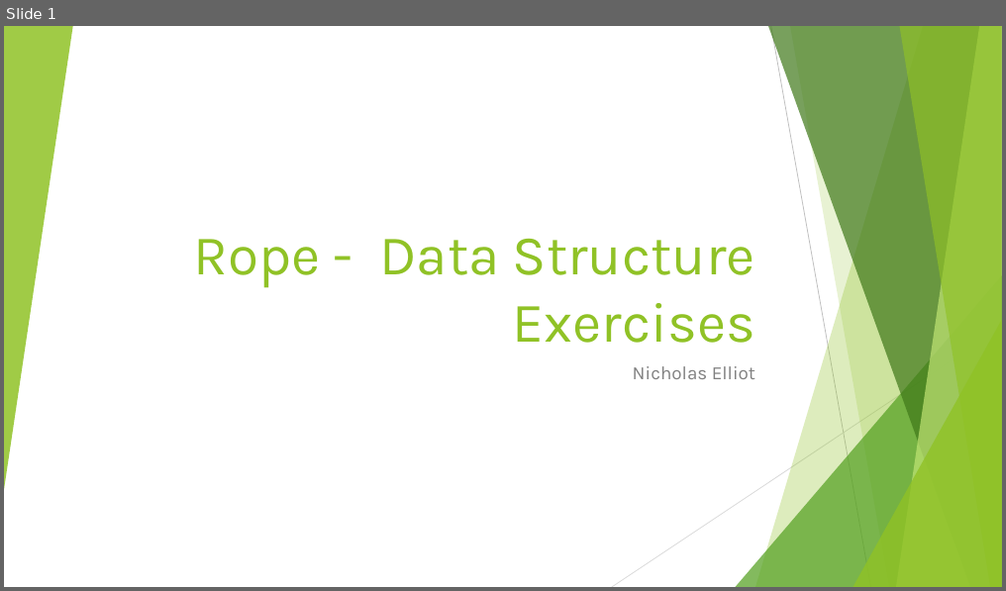
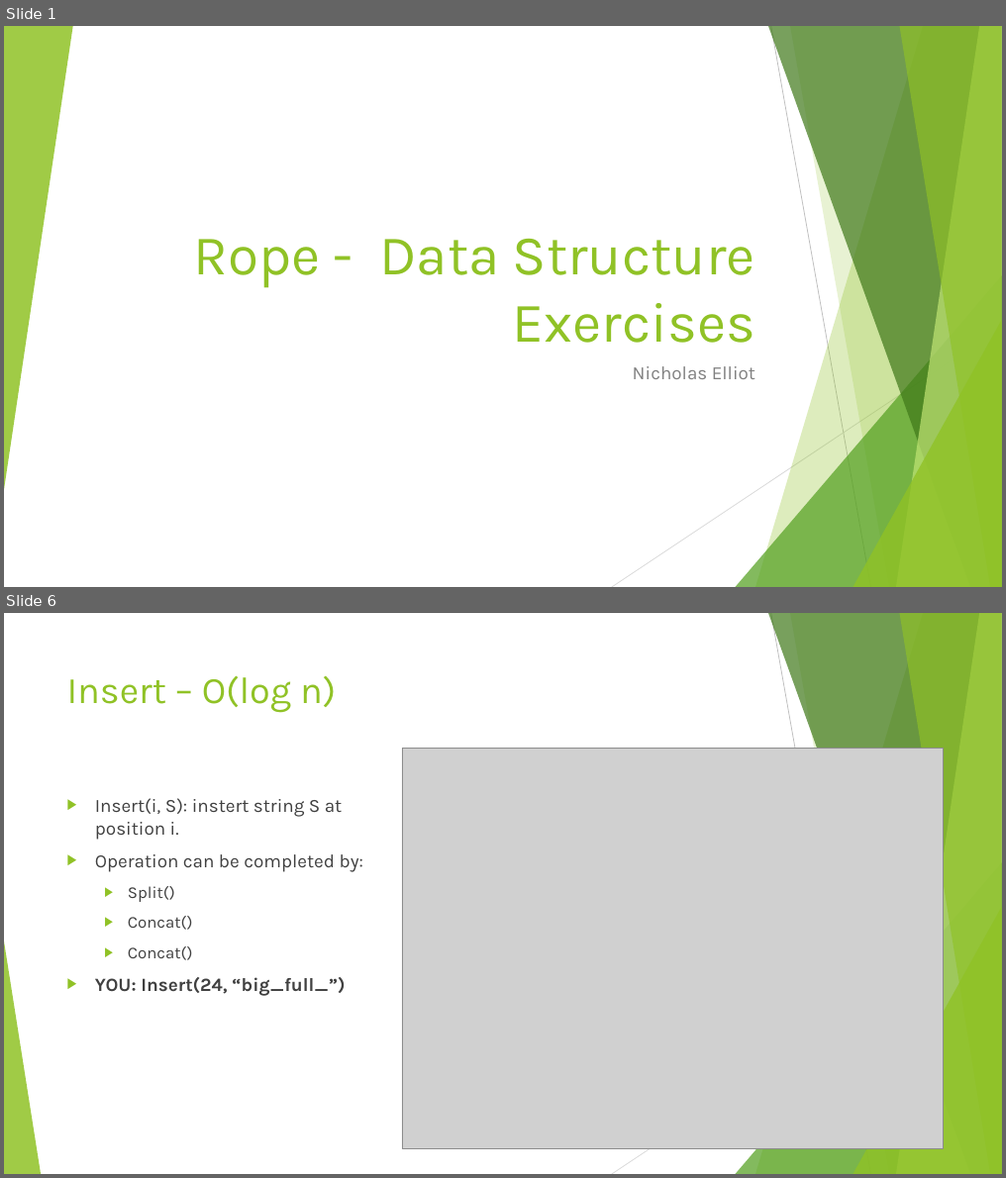
Before and after one commit to nbelliot/comp401, a slide deck: presentation1/Exercises.pptx. Shown one above the other, each under a label of ours: slide 1 before the commit, slides 1 and 6 after it; the slides between them are not shown. The pictures are 1006x591 and 1006x1178 pixels, drawn with LibreOffice and Linux fonts; fonts in the diff are those of the drawing; grey boxes stand for pictures. Boxes give left, top, right and bottom in pixels: in the first picture for what was removed or moved away, otherwise in the second. Text is boxed around its words. In the diff, an @@ line names an element or a change of style, - is before the commit and + after.

```diff
--- a/presentation1/Exercises.pptx
+++ b/presentation1/Exercises.pptx
@@ slide 6 added at [4,613,1002,1174], background #FFFFFF; not listed: 9 template elements that a slide beside it also shows @@
@@ title added at [67,675,336,713], 36 pt, text #90C226 @@
+Insert – O(log n)
@@ picture added at [402,749,943,1150] @@
@@ text added at [95,798,363,996], 18 pt, text #404040 @@
+▶ Insert(i, S): instert string S at position i.
+▶ Operation can be completed by:
+  ▶ Split()
+  ▶ Concat()
+  ▶ Concat()
+▶ YOU: Insert(24, “big_full_”)
@@ triangle added at [4,942,41,1174], fill #90C226 at 85% opacity @@
```
Also in this commit, not shown: 4 slides changed, 2 other slides added.
